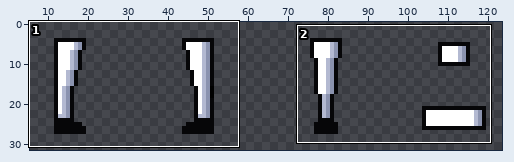
Pixel-art file: Resource/Character/Character_1/Legs.aseprite. The picture above shows the old version from afar; the outline marks the close-up.
Close-up. As it was:
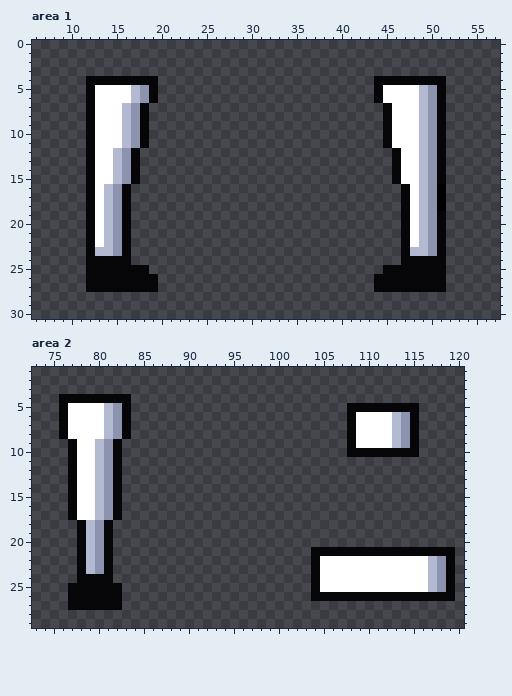
128x32 pixels, 1 frame. Shown: area 1: x 6..57, y 0..30; area 2: x 73..120, y 1..29. The wide view leaves out empty margins.
Once edited:
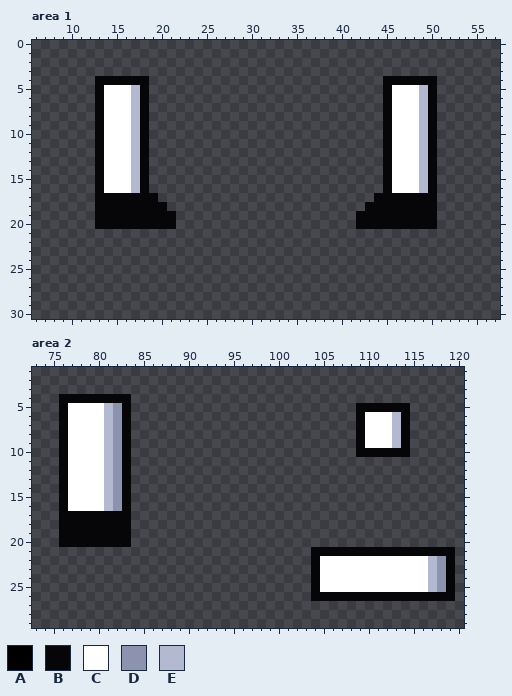
Palette (. is transparent): A #000000  B #060608  C #ffffff  D #8b93af  E #b3b9d1
What changed:
Area 1, layer "Flattened":
Colour B is added in rows 12 to 16 at x 18 and 45; in row 17 at x 17 to 19 and 44 to 46; in row 18 at x 17 to 20 and 43 to 46; in rows 19 to 20 at x 17 to 21 and 42 to 46.
Colour B replaces colour C in rows 5 to 6 at x 13 and 45; in rows 7 to 16 at x 13; in rows 17 to 20 at x 13 and 48.
Colour B replaces colour D in rows 5 to 6 at x 18 and 50; in rows 7 to 16 at x 50; in rows 17 to 20 at x 15 and 50.
Colour B replaces colour E in rows 17 to 20 at x 14 and 49.
Colour C is added in row 16 at x 46.
Colour C replaces colour B in rows 12 to 15 at x 46; in row 16 at x 16 and 47.
Colour C replaces colour D in rows 12 to 15 at x 16; in row 16 at x 15.
Colour C replaces colour E in rows 7 to 11 at x 16; in rows 12 to 15 at x 15; in row 16 at x 14.
Colour E is added in row 16 at x 17.
Colour E replaces colour B in rows 12 to 15 at x 17.
Colour E replaces colour D in rows 7 to 11 at x 17.
The author cleared colour A in rows 16 to 18 at x 51.
The author cleared colour B in rows 4 to 6 at x 12, 19, 44 and 51; in rows 7 to 15 at x 12 and 51; in rows 16 to 18 at x 12; in rows 19 to 20 at x 12 and 51; in rows 21 to 23 at x 12, 16, 47 and 51; in row 24 at x 12 to 16 and 47 to 51.
The author cleared colour B in row 25 at x 12 to 18 and 45 to 51; in rows 26 to 27 at x 12 to 19 and 44 to 51.
The author cleared colour C in rows 21 to 22 at x 13 and 48.
The author cleared colour D in rows 21 to 23 at x 15 and 50.
The author cleared colour E in rows 21 to 22 at x 14 and 49; in row 23 at x 13 to 14 and 48 to 49.
Area 2, layer "Flattened":
Colour B is added in rows 9 to 17 at x 76 and 83; in rows 18 to 20 at x 76 to 77 and 82 to 83.
Colour B replaces colour C in rows 6 to 9 at x 109; in row 17 at x 78 to 79.
Colour B replaces colour D in rows 6 to 9 at x 114; in row 17 at x 81; in rows 18 to 20 at x 80.
Colour B replaces colour E in row 17 at x 80; in rows 18 to 20 at x 79.
Colour C replaces colour B in rows 9 to 16 at x 77.
Colour C replaces colour E in rows 9 to 16 at x 80.
Colour D replaces colour B in rows 9 to 16 at x 82.
Colour E replaces colour D in rows 9 to 16 at x 81.
The author cleared colour B in rows 5 to 10 at x 108 and 115; in rows 21 to 23 at x 78 and 81; in row 24 at x 78 to 81; in rows 25 to 27 at x 77 to 82.
The author cleared colour D in rows 21 to 23 at x 80.
The author cleared colour E in rows 21 to 23 at x 79.
